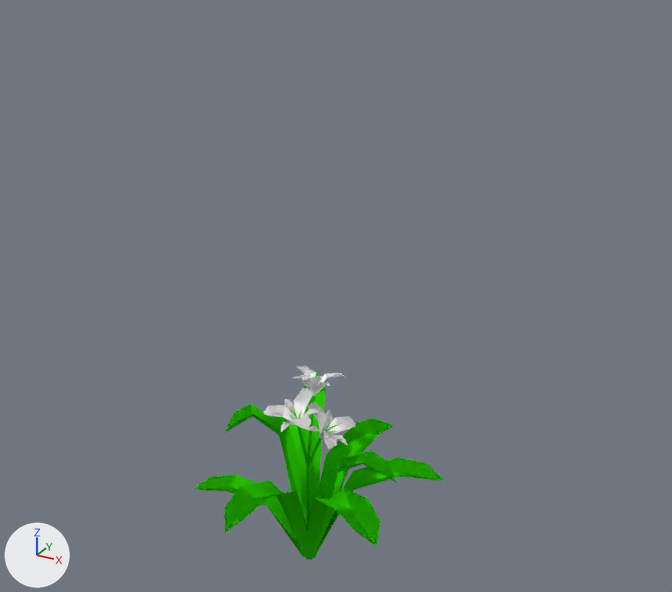
An edit to the Blender file crops/plants/bricks/new_flowers.blend, drawn before and after from the same camera.
Camera for both pictures: a camera (50 mm lens) standing at (2.59, -4.35, 4.13) and looking at (0.12, 0.16, 1.87). Every picture has the same lights, and +X, +Y and +Z are marked at lower left.

Script lines for the objects in view, before the commit:
```python
ob_cylinder_001 = bpy.data.objects.new('Cylinder.001', me_cylinder_005)
ob_cylinder_001.location = (-0.008, -0.091, 1.065)
ob_cylinder_001.rotation_euler = (-0.317, 0.0, 3.05)  # degrees (-18, 0, 175)
ob_cylinder_002 = bpy.data.objects.new('Cylinder.002', me_cylinder_005)
ob_cylinder_002.location = (0.092, 0.0, 0.952)
ob_cylinder_002.rotation_euler = (-0.548, 0.0, -1.571)  # degrees (-31, 0, -90)
ob_cylinder_003 = bpy.data.objects.new('Cylinder.003', me_cylinder_005)
ob_cylinder_003.location = (-0.01, 0.091, 1.179)
ob_cylinder_003.rotation_euler = (-0.317, 0.0, 0.104)  # degrees (-18, 0, 6)
ob_cylinder_004 = bpy.data.objects.new('Cylinder.004', me_cylinder_008)
ob_cylinder_004.location = (0.0, 0.0, 0.0)
ob_plane_010 = bpy.data.objects.new('Plane.010', me_plane_002)
ob_plane_010.location = (0.0, 0.0, 0.145)
ob_plane_010.rotation_euler = (0.0, 0.0, -0.824)  # degrees (0, 0, -47)
ob_plane_010.scale = (0.655, 0.655, 1.26)
ob_plane_015 = bpy.data.objects.new('Plane.015', me_plane_007)
ob_plane_015.location = (0.0, 0.0, 0.056)
ob_plane_015.rotation_euler = (0.0, 0.0, 0.986)  # degrees (0, 0, 56)
ob_plane_015.scale = (1.1, 1.1, 0.895)
```
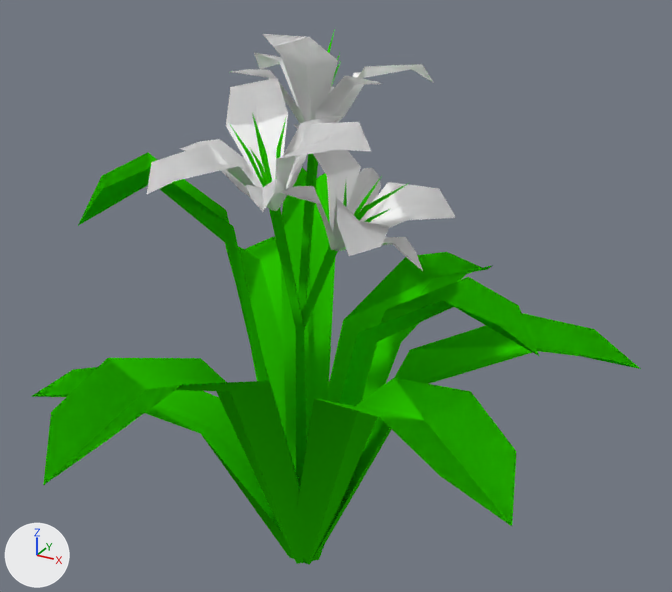
The edits, one by one:
Object 'Cylinder.004' (ob_cylinder_004) moves from (0.0, 0.0, 0.0) to (-0.032, -0.006, 0.0).
Object 'Cylinder.004' (ob_cylinder_004) is rescaled from (1.0, 1.0, 1.0) to (2.34, 2.34, 2.34).
Object 'Cylinder.003' (ob_cylinder_003) moves from (-0.01, 0.091, 1.179) to (-0.054, 0.208, 2.763).
Object 'Cylinder.003' (ob_cylinder_003) is rescaled from (1.0, 1.0, 1.0) to (3.28, 3.28, 3.28).
Object 'Cylinder.001' (ob_cylinder_001) moves from (-0.008, -0.091, 1.065) to (-0.051, -0.22, 2.494).
Object 'Cylinder.001' (ob_cylinder_001) turns from (-18, 0, 175) to (-15, 11, 210) degrees about x, y and z.
Object 'Cylinder.001' (ob_cylinder_001) is rescaled from (1.0, 1.0, 1.0) to (3.28, 3.28, 3.28).
Object 'Cylinder.002' (ob_cylinder_002) moves from (0.092, 0.0, 0.952) to (0.184, -0.006, 2.231).
Object 'Cylinder.002' (ob_cylinder_002) turns from (-31, 0, -90) to (-31, -4.4, -97) degrees about x, y and z.
Object 'Cylinder.002' (ob_cylinder_002) is rescaled from (1.0, 1.0, 1.0) to (3.08, 3.08, 3.08).
Object 'Plane.015' (ob_plane_015) moves from (0.0, 0.0, 0.056) to (-0.032, -0.006, 0.131).
Object 'Plane.015' (ob_plane_015) is rescaled from (1.1, 1.1, 0.895) to (2.58, 2.58, 2.1).
Object 'Plane.010' (ob_plane_010) moves from (0.0, 0.0, 0.145) to (-0.032, -0.006, 0.34).
Object 'Plane.010' (ob_plane_010) is rescaled from (0.655, 0.655, 1.26) to (1.53, 1.53, 2.94).

Where the change shows, as pixel boxes [x1, y1, x2, y2] in the pictures (672 x 592 px):
'Plane.015', moved, rescaled (143% wider, 127% taller): before [194, 385, 444, 560]; after [31, 167, 641, 565]
'Cylinder.001', moved, turned, rescaled: before [263, 388, 321, 432]; after [147, 78, 371, 212]
'Cylinder.002', moved, turned, rescaled: before [307, 403, 355, 450]; after [280, 125, 455, 271]
'Cylinder.003', moved, rescaled: before [292, 365, 345, 396]; after [230, 29, 434, 124]
'Plane.010', moved, rescaled (165% wider, 167% taller): before [225, 404, 308, 530]; after [78, 152, 300, 490]
'Cylinder.004', moved, rescaled (169% wider, 153% taller): before [297, 396, 322, 527]; after [269, 153, 338, 486]
